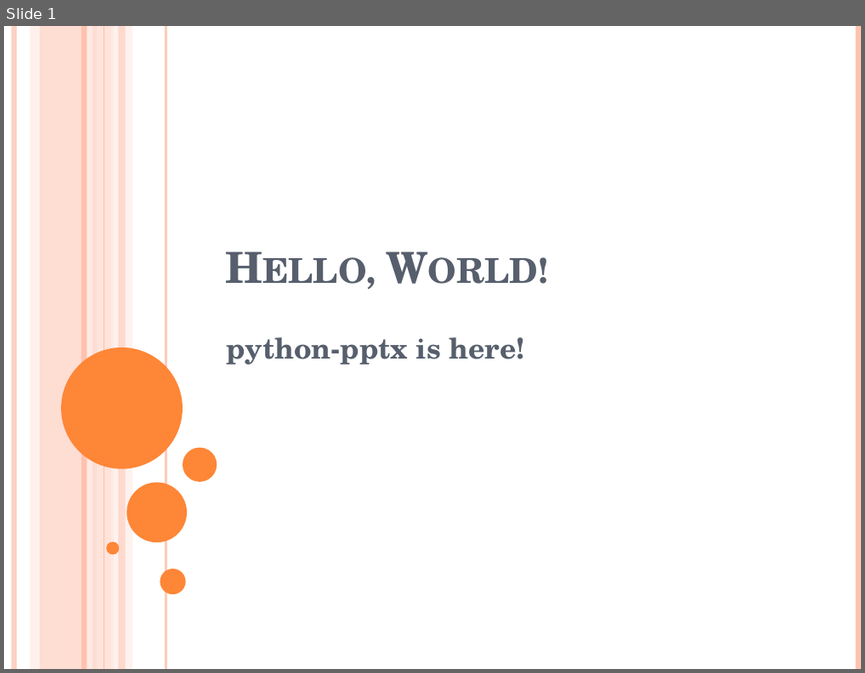
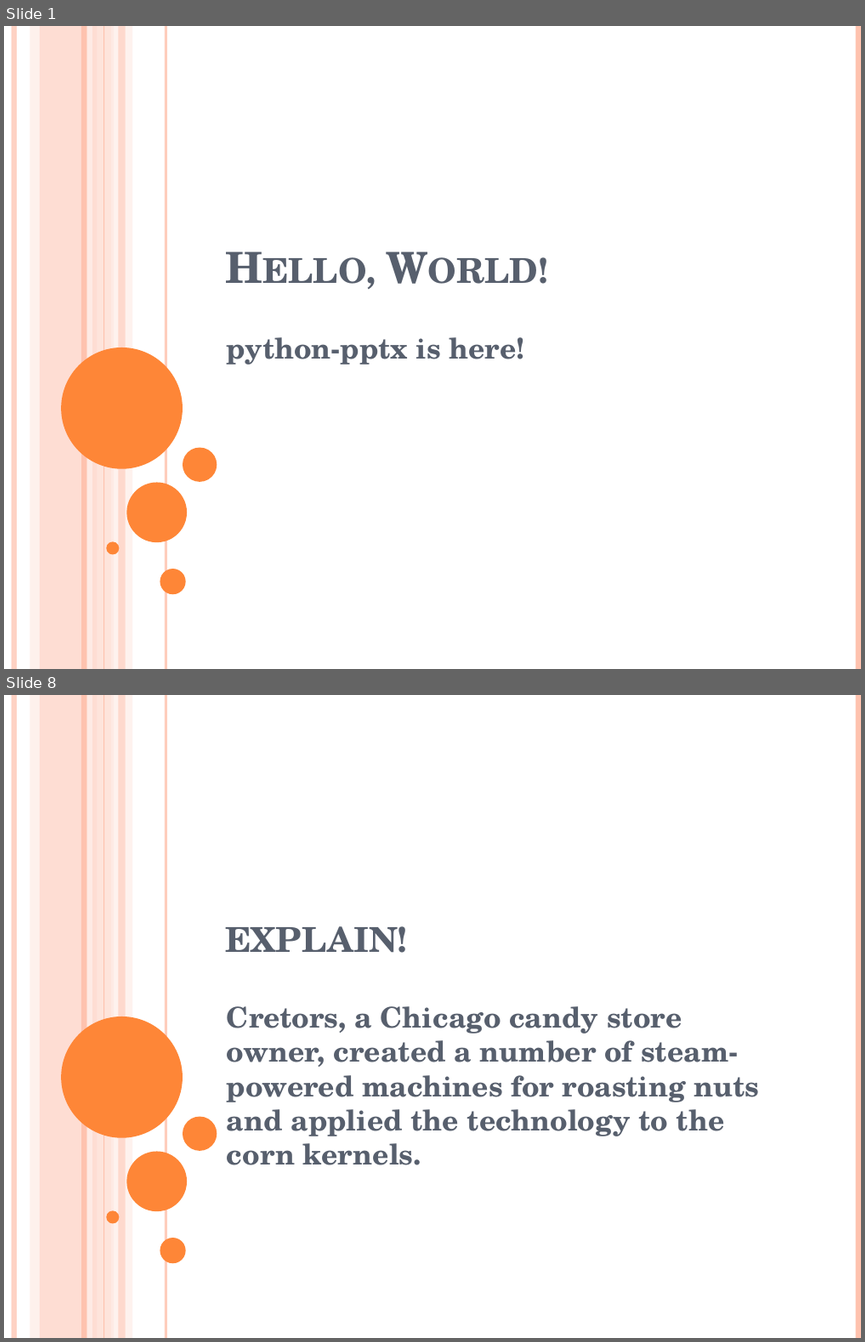
Before and after one commit to surabhi5/instant-ppt, a slide deck: name1.pptx. Shown one above the other, each under a label of ours: slide 1 before the commit, slides 1 and 8 after it; the slides between them are not shown. The pictures are 865x673 and 865x1342 pixels, drawn with LibreOffice and Linux fonts; fonts in the diff are those of the drawing. Boxes give left, top, right and bottom in pixels: in the first picture for what was removed or moved away, otherwise in the second. Text is boxed around its words. In the diff, an @@ line names an element or a change of style, - is before the commit and + after.

```diff
--- a/name1.pptx
+++ b/name1.pptx
@@ slide 8 added at (4,695,861,1338), background #FFFFFF; not listed: 16 template elements that a slide beside it also shows @@
@@ title added at (225,926,408,953), 36 pt, text #575F6D, bold, small capitals @@
+explain!
@@ subtitle added at (227,1006,760,1165), 24 pt, text #575F6D, bold @@
+Cretors, a Chicago candy store owner, created a number of steam-powered machines for roasting nuts and applied the technology to the corn kernels.
```
Also in this commit, not shown: 2 slides changed, 32 other slides added, 16 slides removed, 8 other files.
